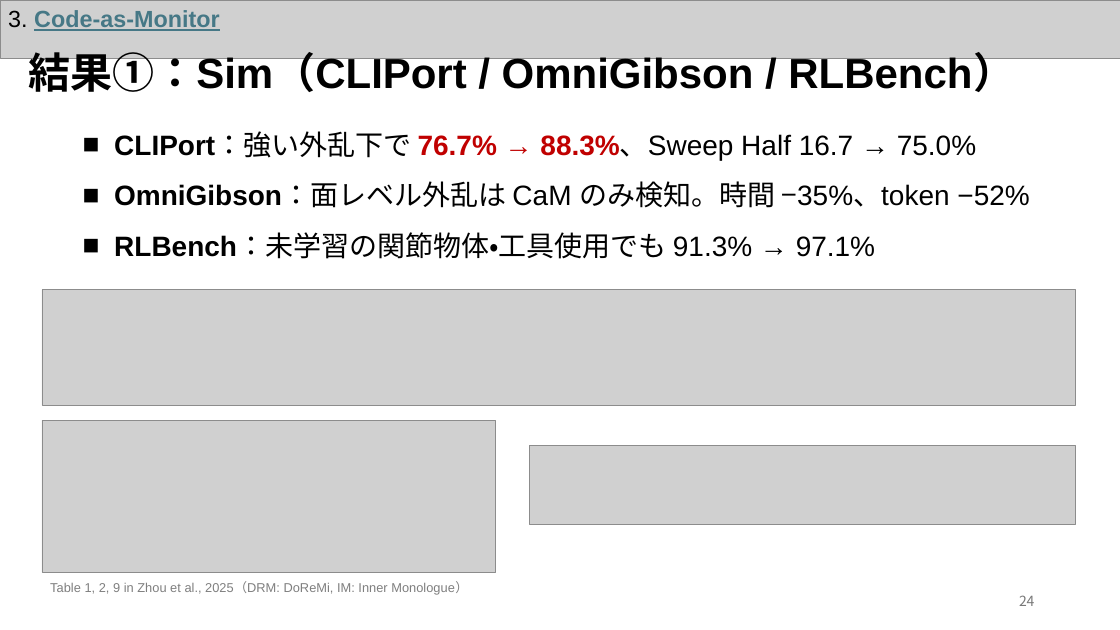
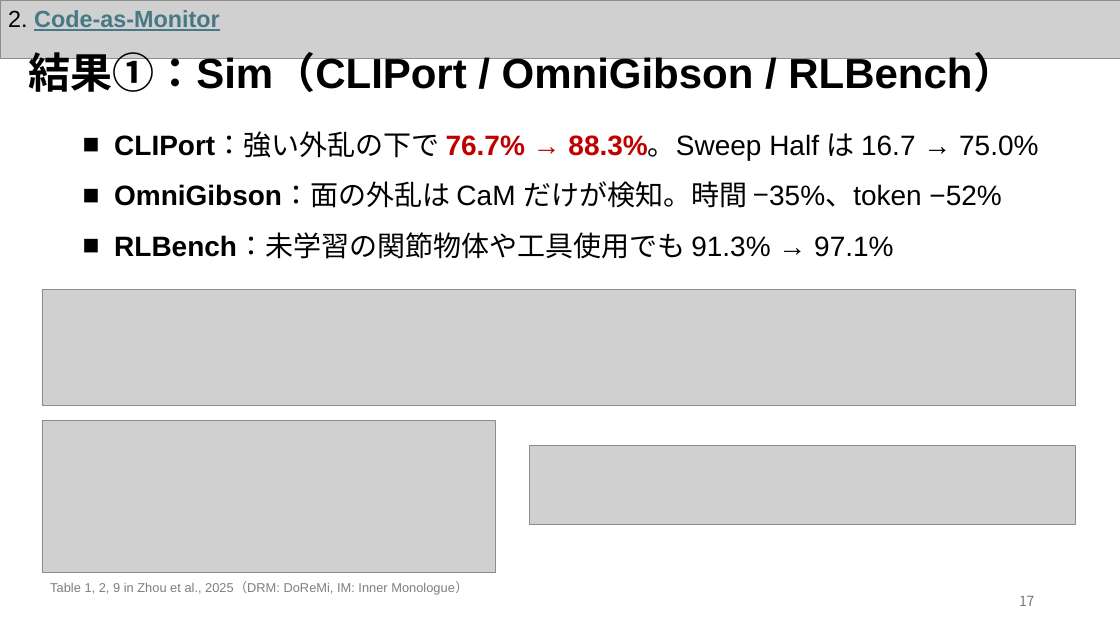
Before and after one commit to Azuma413/PaperPresentationSlides, a slide deck: slide 18 of 20261105_KaneyoshiHiratsuka_SurveySlide.pptx (slide 25 before the commit). Drawn at 1120x630 pixels with LibreOffice and Linux fonts; fonts in the diff are those of the drawing; grey boxes stand for pictures. Boxes give left, top, right and bottom in pixels: in the first picture for what was removed or moved away, otherwise in the second. Text is boxed around its words. In the diff, an @@ line names an element or a change of style, - is before the commit and + after.

```diff
--- a/20261105_KaneyoshiHiratsuka_SurveySlide.pptx
+++ b/20261105_KaneyoshiHiratsuka_SurveySlide.pptx
@@ text at <box>8,10,219,31</box>: text changed @@
-3. Code-as-Monitor
+2. Code-as-Monitor
@@ text at <box>114,133,1038,259</box>: text changed @@
-■ CLIPort：強い外乱下で 76.7% → 88.3%、Sweep Half 16.7 → 75.0%
-■ OmniGibson：面レベル外乱は CaM のみ検知。時間 −35%、token −52%
-■ RLBench：未学習の関節物体・工具使用でも 91.3% → 97.1%
+■ CLIPort：強い外乱の下で 76.7% → 88.3%。Sweep Half は 16.7 → 75.0%
+■ OmniGibson：面の外乱は CaM だけが検知。時間 −35%、token −52%
+■ RLBench：未学習の関節物体や工具使用でも 91.3% → 97.1%
@@ page number at <box>1019,596,1035,606</box>: text changed @@
-24
+17
```
Also in this commit, not shown: 24 other slides changed, 2 slides added, 2 slides removed, 46 other files.
